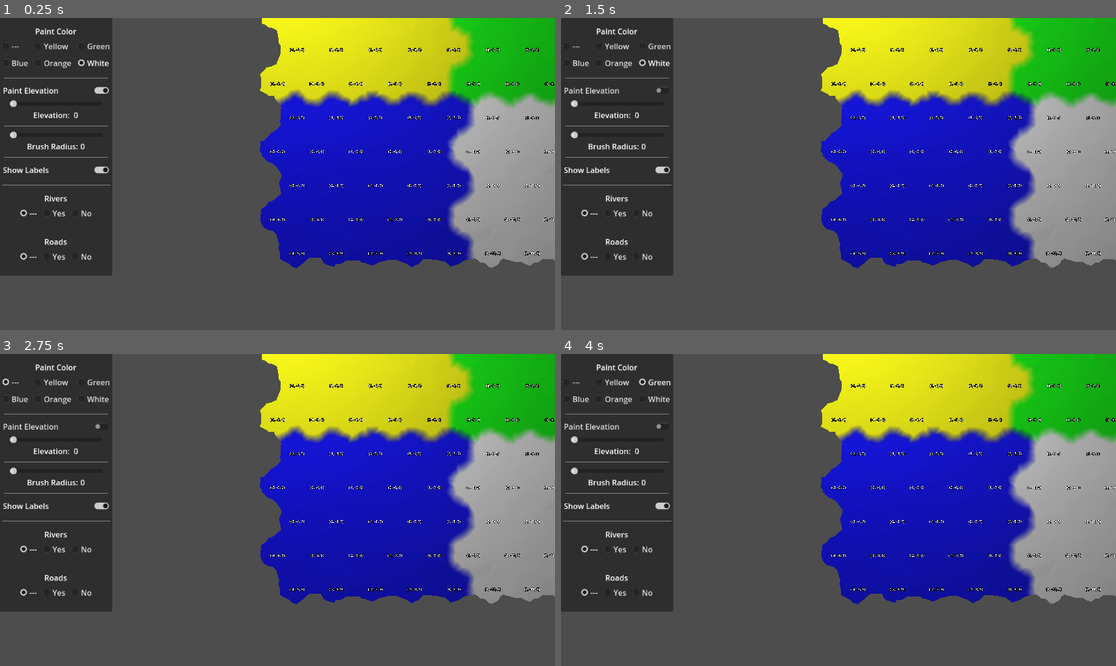
Above: before the commit, frames 1-4 (two rows, left to right).
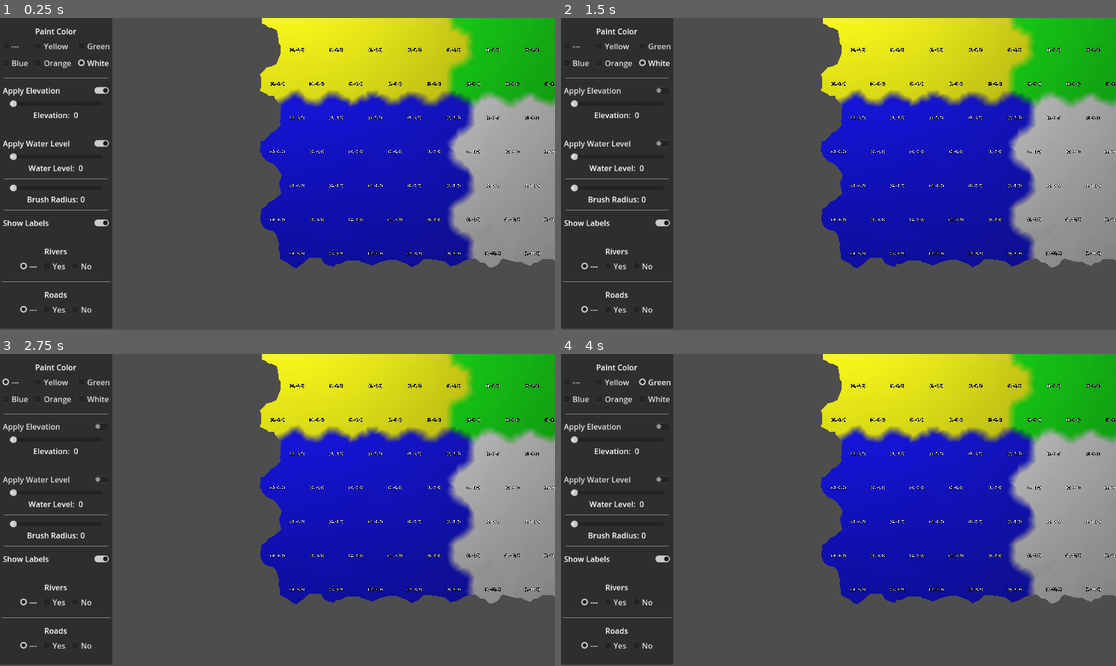
Above: after the commit, the same moments.

Repository: davepruitt/hex_map_godot
Game: Godot game, scene res://main.tscn
The game is run twice, just before and just after one commit, with the same random seed, the same clock (stepped at 60 frames per second) and the same inputs.
Inputs (mouse positions are in pixels of both pictures, inside the frame that each line leads up to):
- Up to frame 1 (0.25 s): no input
- Up to frame 2 (1.5 s): click "Paint Elevation" (after the commit: "Apply Elevation") at 0.5 s; click (616, 142) at 1.25 s, where only the run after the commit has a clickable "Apply Water Level"
- Up to frame 3 (2.75 s): click "---" at 2 s
- Up to frame 4 (4 s): click "Yellow" at 2.75 s; click "Green" at 3.5 s

The runs differ from the first frame. In frame 1, 4.8% of the frame differs, in the area x 0-21%, y 22-100%; in frame 2, 4.7%; in frame 3, 4.7%; in frame 4, 4.7%.

Commit message:
Beginning tutorial 8. This is everything through section 2.0 of tutorial 8 - getting the water material/shader set up and running some pipes.

Diff:
--- a/hex_project_godot/hex_cell.gd
+++ b/hex_project_godot/hex_cell.gd
@@ -24,6 +24,8 @@
 var _outgoing_river_direction: HexDirectionsClass.HexDirections = HexDirectionsClass.HexDirections.NE
 
 var _roads: Array[bool] = [false, false, false, false, false, false]
+
+var _water_level: int = 0
 
 #endregion
 
@@ -144,6 +146,25 @@
 		else:
 			return outgoing_river_direction
 
+var water_level: int:
+	get:
+		return _water_level
+	set(value):
+		if (_water_level == value):
+			return
+
+		_water_level = value
+
+		_refresh()
+
+var is_underwater: bool:
+	get:
+		return (_water_level > _elevation)
+
+var water_surface_y: float:
+	get:
+		return (_water_level + HexMetrics.WATER_ELEVATION_OFFSET) * HexMetrics.ELEVATION_STEP
+
 #endregion
 
 #region Overrides
--- a/hex_project_godot/hex_grid.gd
+++ b/hex_project_godot/hex_grid.gd
@@ -23,6 +23,9 @@
 
 ## This is the default ShaderMaterial that will be used for the roads in the hex grid
 @export var road_shader_material: ShaderMaterial
+
+## This is the default ShaderMaterial that will be used for the water in the hex grid
+@export var water_shader_material: ShaderMaterial
 
 #endregion
 
@@ -65,6 +68,7 @@
 		_hex_grid_chunks[i].set_terrain_mesh_material(terrain_shader_material)
 		_hex_grid_chunks[i].set_rivers_mesh_material(river_shader_material)
 		_hex_grid_chunks[i].set_road_mesh_material(road_shader_material)
+		_hex_grid_chunks[i].set_water_mesh_material(water_shader_material)
 		_hex_grid_chunks[i].refresh()
 
 
--- a/hex_project_godot/hex_grid.tscn
+++ b/hex_project_godot/hex_grid.tscn
@@ -6,6 +6,7 @@
 [ext_resource type="Shader" path="res://river_shader.gdshader" id="4_703fq"]
 [ext_resource type="Texture2D" uid="uid://btho5i7eejpuh" path="res://assets/tiling-perlin-noise-rgb.png" id="5_cm4mn"]
 [ext_resource type="Shader" path="res://road_shader.gdshader" id="6_ok46w"]
+[ext_resource type="Shader" path="res://water_shader.gdshader" id="7_vp3mt"]
 
 [sub_resource type="ShaderMaterial" id="ShaderMaterial_c0bb5"]
 render_priority = 0
@@ -23,6 +24,12 @@
 shader_parameter/base_color = Color(1, 0, 0, 1)
 shader_parameter/noise_texture = ExtResource("5_cm4mn")
 
+[sub_resource type="ShaderMaterial" id="ShaderMaterial_q2oyx"]
+render_priority = 0
+shader = ExtResource("7_vp3mt")
+shader_parameter/base_color = Color(0.243137, 0.470588, 1, 0.658824)
+shader_parameter/noise_texture = ExtResource("5_cm4mn")
+
 [node name="HexGrid" type="Node3D"]
 script = ExtResource("1_byfya")
 hex_cell_prefab = ExtResource("2_ud45i")
@@ -30,3 +37,4 @@
 terrain_shader_material = SubResource("ShaderMaterial_c0bb5")
 river_shader_material = SubResource("ShaderMaterial_6crjs")
 road_shader_material = SubResource("ShaderMaterial_lf52a")
+water_shader_material = SubResource("ShaderMaterial_q2oyx")
--- a/hex_project_godot/hex_grid_chunk.gd
+++ b/hex_project_godot/hex_grid_chunk.gd
@@ -9,10 +9,12 @@
 var _terrain: HexMesh = HexMesh.new()
 var _rivers: HexMesh = HexMesh.new()
 var _roads: HexMesh = HexMesh.new()
+var _water: HexMesh = HexMesh.new()
 
 var _terrain_shader_material: ShaderMaterial
 var _rivers_shader_material: ShaderMaterial
 var _road_shader_material: ShaderMaterial
+var _water_shader_material: ShaderMaterial
 
 #endregion
 
@@ -56,6 +58,9 @@
 
 func set_road_mesh_material (mat: ShaderMaterial) -> void:
 	_road_shader_material = mat
+
+func set_water_mesh_material (mat: ShaderMaterial) -> void:
+	_water_shader_material = mat
 
 func request_refresh () -> void:
 	#Set the "update needed" flag
@@ -90,6 +95,13 @@
 	_roads.use_uv_coordinates = true
 	_roads.cast_shadow = GeometryInstance3D.SHADOW_CASTING_SETTING_OFF
 
+	#Begin creation of the water mesh
+	_water.begin()
+	_water.use_colors = false
+	_water.use_collider = false
+	_water.use_uv_coordinates = true
+	_water.cast_shadow = GeometryInstance3D.SHADOW_CASTING_SETTING_OFF
+
 	#Iterate over each hex cell and triangulate the mesh for that hex
 	for i in range(0, len(_hex_cells)):
 		_triangulate_hex(_hex_cells[i])
@@ -102,6 +114,9 @@
 
 	#Finalize the creation of the roads mesh
 	_roads.end(_road_shader_material)
+
+	#Finalize the creation of the water mesh
+	_water.end(_water_shader_material)
 
 func _triangulate_hex (cell: HexCell) -> void:
 	#Iterate over each of the 6 directions from the center of the hex
--- a/hex_project_godot/hex_metrics.gd
+++ b/hex_project_godot/hex_metrics.gd
@@ -47,6 +47,8 @@
 const STREAM_BED_ELEVATION_OFFSET: float = -0.1
 
 const RIVER_SURFACE_ELEVATION_OFFSET: float = 0.5 * STREAM_BED_ELEVATION_OFFSET
+
+const WATER_ELEVATION_OFFSET: float = -0.05
 
 #endregion
 
--- a/hex_project_godot/main.gd
+++ b/hex_project_godot/main.gd
@@ -18,11 +18,13 @@
 
 var paint_terrain_color_enabled: bool = true
 var paint_terrain_elevation_enabled: bool = true
+var apply_water_level: bool = true
 
 var active_color: Color = Color.WHITE
 var active_elevation: int = 0
 var active_brush_size: int = 0
 var active_show_labels: bool = true
+var active_water_level: int = 0
 
 var river_mode: Enums.OptionalToggle = Enums.OptionalToggle.Ignore
 var road_mode: Enums.OptionalToggle = Enums.OptionalToggle.Ignore
@@ -54,6 +56,9 @@
 @onready var check_button_roads_yes := $CanvasLayer/PanelContainer/VBoxContainer/HBoxContainer4/CheckBox_RoadsYes
 @onready var check_button_roads_no := $CanvasLayer/PanelContainer/VBoxContainer/HBoxContainer4/CheckBox_RoadsNo
 
+@onready var check_button_water_level := $CanvasLayer/PanelContainer/VBoxContainer/CheckButton_WaterLevel
+@onready var water_level_value_label := $CanvasLayer/PanelContainer/VBoxContainer/HBoxContainer5/WaterLevelValueLabel
+
 #endregion
 
 #region Private data members
@@ -192,6 +197,13 @@
 	_set_road_mode(Enums.OptionalToggle.No)
 
 
+func _on_check_button_water_level_toggled(toggled_on: bool) -> void:
+	_set_apply_water_level(toggled_on)
+
+
+func _on_water_level_slider_value_changed(value: float) -> void:
+	_set_water_level(value)
+
 #endregion
 
 #region Private methods
@@ -199,6 +211,7 @@
 func _initialize_ui () -> void:
 	check_button_show_labels.set_pressed_no_signal(active_show_labels)
 	check_button_enable_elevation.set_pressed_no_signal(paint_terrain_elevation_enabled)
+	check_button_water_level.set_pressed_no_signal(apply_water_level)
 
 	if (paint_terrain_color_enabled):
 		if (active_color == Color.YELLOW):
@@ -282,6 +295,9 @@
 		if (paint_terrain_elevation_enabled):
 			cell.elevation = active_elevation
 
+		if (apply_water_level):
+			cell.water_level = active_water_level
+
 		#Remove rivers if the river mode is "no"
 		if (river_mode == Enums.OptionalToggle.No):
 			cell.remove_river()
@@ -309,6 +325,12 @@
 func _set_road_mode (mode: Enums.OptionalToggle) -> void:
 	road_mode = mode
 
+func _set_apply_water_level (toggle: bool) -> void:
+	apply_water_level = toggle
+
+func _set_water_level (level: float) -> void:
+	active_water_level = int(level)
+
 func _validate_drag () -> void:
 	#Set the initial drag direction
 	_drag_direction = HexDirectionsClass.HexDirections.NE
--- a/hex_project_godot/main.tscn
+++ b/hex_project_godot/main.tscn
@@ -115,7 +115,7 @@
 [node name="CheckButton_EnableElevation" type="CheckButton" parent="CanvasLayer/PanelContainer/VBoxContainer"]
 layout_mode = 2
 focus_mode = 0
-text = "Paint Elevation"
+text = "Apply Elevation"
 
 [node name="MarginContainer" type="MarginContainer" parent="CanvasLayer/PanelContainer/VBoxContainer"]
 layout_mode = 2
@@ -137,6 +137,43 @@
 text = "Elevation: "
 
 [node name="ElevationValueLabel" type="Label" parent="CanvasLayer/PanelContainer/VBoxContainer/HBoxContainer"]
+layout_mode = 2
+text = "0"
+
+[node name="MarginContainer10" type="MarginContainer" parent="CanvasLayer/PanelContainer/VBoxContainer"]
+layout_mode = 2
+theme_override_constants/margin_left = 5
+theme_override_constants/margin_top = 10
+theme_override_constants/margin_right = 5
+theme_override_constants/margin_bottom = 10
+
+[node name="HSeparator" type="HSeparator" parent="CanvasLayer/PanelContainer/VBoxContainer/MarginContainer10"]
+layout_mode = 2
+
+[node name="CheckButton_WaterLevel" type="CheckButton" parent="CanvasLayer/PanelContainer/VBoxContainer"]
+layout_mode = 2
+focus_mode = 0
+text = "Apply Water Level"
+
+[node name="MarginContainer11" type="MarginContainer" parent="CanvasLayer/PanelContainer/VBoxContainer"]
+layout_mode = 2
+theme_override_constants/margin_left = 20
+theme_override_constants/margin_right = 20
+
+[node name="WaterLevelSlider" type="HSlider" parent="CanvasLayer/PanelContainer/VBoxContainer/MarginContainer11"]
+layout_mode = 2
+focus_mode = 0
+max_value = 5.0
+
+[node name="HBoxContainer5" type="HBoxContainer" parent="CanvasLayer/PanelContainer/VBoxContainer"]
+layout_mode = 2
+size_flags_horizontal = 4
+
+[node name="WaterLevelLabel" type="Label" parent="CanvasLayer/PanelContainer/VBoxContainer/HBoxContainer5"]
+layout_mode = 2
+text = "Water Level: "
+
+[node name="WaterLevelValueLabel" type="Label" parent="CanvasLayer/PanelContainer/VBoxContainer/HBoxContainer5"]
 layout_mode = 2
 text = "0"
 
@@ -276,6 +313,8 @@
 [connection signal="pressed" from="CanvasLayer/PanelContainer/VBoxContainer/GridContainer/CheckBox_ColorWhite" to="." method="_on_check_box_color_white_pressed"]
 [connection signal="toggled" from="CanvasLayer/PanelContainer/VBoxContainer/CheckButton_EnableElevation" to="." method="_on_check_button_enable_elevation_toggled"]
 [connection signal="value_changed" from="CanvasLayer/PanelContainer/VBoxContainer/MarginContainer/ElevationSlider" to="." method="_on_elevation_slider_value_changed"]
+[connection signal="toggled" from="CanvasLayer/PanelContainer/VBoxContainer/CheckButton_WaterLevel" to="." method="_on_check_button_water_level_toggled"]
+[connection signal="value_changed" from="CanvasLayer/PanelContainer/VBoxContainer/MarginContainer11/WaterLevelSlider" to="." method="_on_water_level_slider_value_changed"]
 [connection signal="value_changed" from="CanvasLayer/PanelContainer/VBoxContainer/MarginContainer2/BrushSizeSlider" to="." method="_on_brush_size_slider_value_changed"]
 [connection signal="toggled" from="CanvasLayer/PanelContainer/VBoxContainer/CheckButton_ShowLabels" to="." method="_on_check_button_show_labels_toggled"]
 [connection signal="pressed" from="CanvasLayer/PanelContainer/VBoxContainer/HBoxContainer3/CheckBox_RiversIgnore" to="." method="_on_check_box_rivers_ignore_pressed"]
--- /dev/null
+++ b/hex_project_godot/water_shader.gdshader
@@ -0,0 +1,20 @@
+shader_type spatial;
+
+uniform vec4 base_color : source_color;
+uniform sampler2D noise_texture;
+
+
+void vertex() {
+	// Called for every vertex the material is visible on.
+}
+
+void fragment() {
+	vec4 c = base_color;
+	ALBEDO = c.rgb;
+	ALPHA = c.a;
+}
+
+//void light() {
+	// Called for every pixel for every light affecting the material.
+	// Uncomment to replace the default light processing function with this one.
+//}
Not shown: 1 places in hex_project_godot/hex_grid.tscn that only renumber resources
